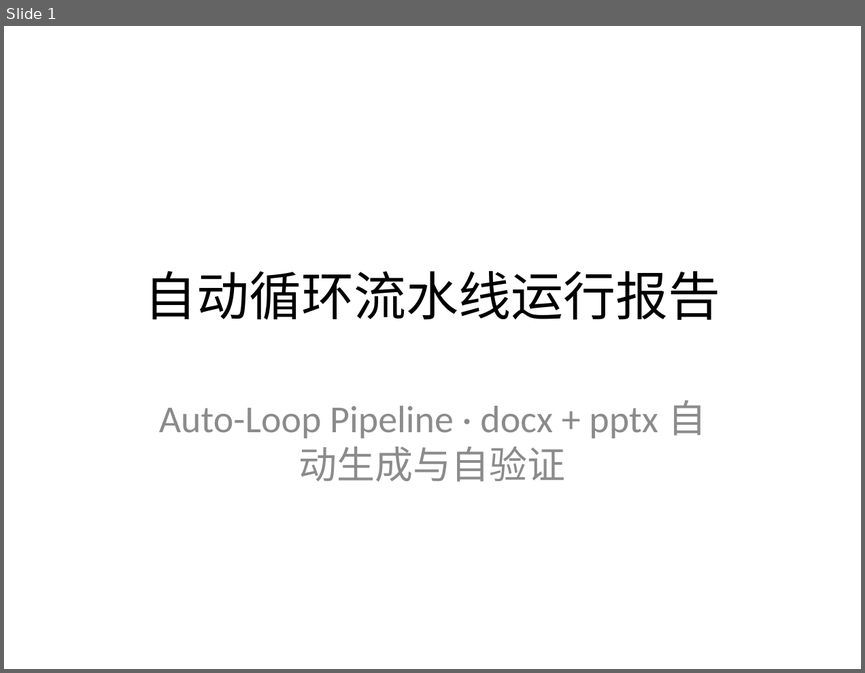
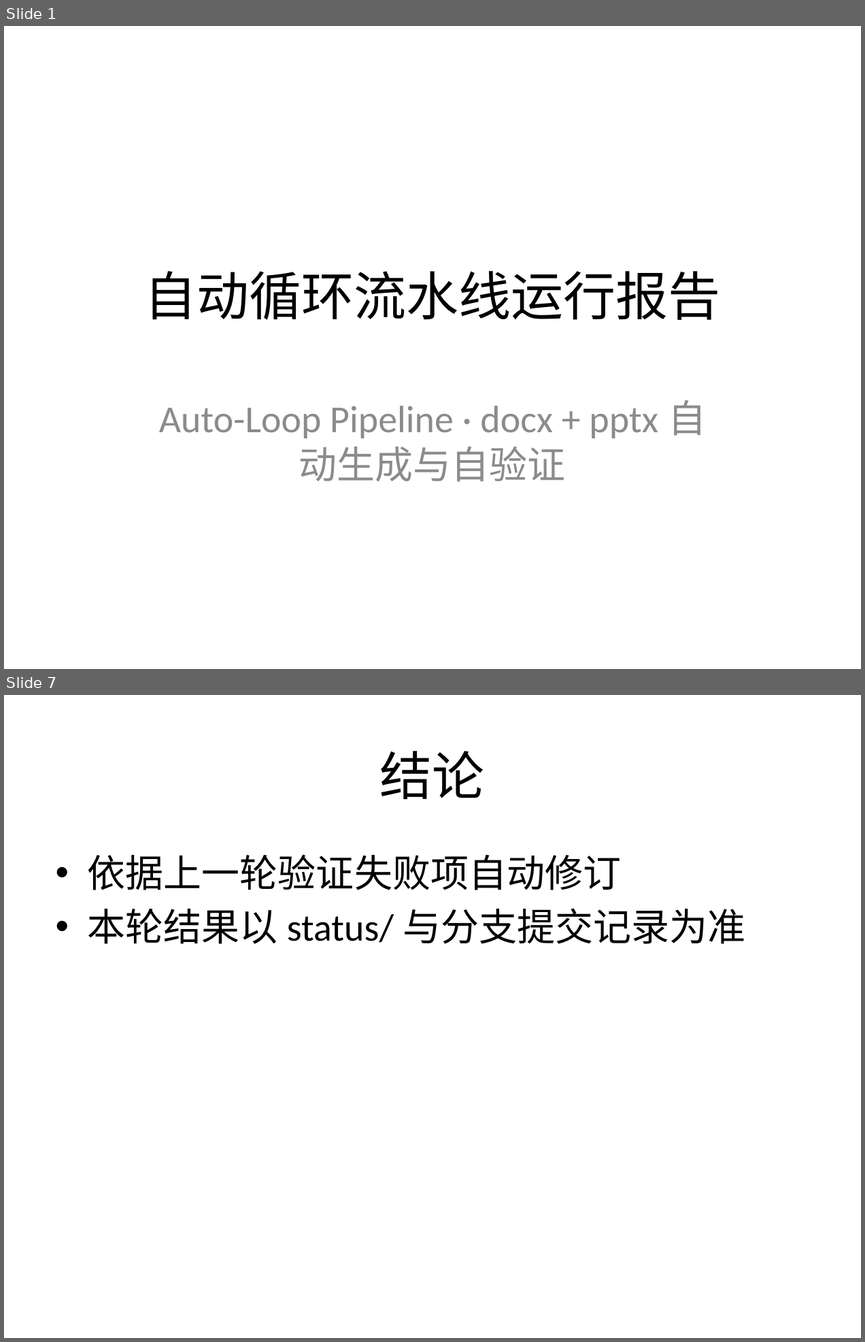
Before and after one commit to mqgg5630-cyber/test-auto-arena, a slide deck: output/slides/deck.pptx. Shown one above the other, each under a label of ours: slide 1 before the commit, slides 1 and 7 after it; the slides between them are not shown. The pictures are 865x673 and 865x1342 pixels, drawn with LibreOffice and Linux fonts; fonts in the diff are those of the drawing. Boxes give left, top, right and bottom in pixels: in the first picture for what was removed or moved away, otherwise in the second. Text is boxed around its words. In the diff, an @@ line names an element or a change of style, - is before the commit and + after.

```diff
--- a/output/slides/deck.pptx
+++ b/output/slides/deck.pptx
@@ slide 7 added at bbox=[4, 695, 861, 1338], background #FFFFFF @@
@@ title added at bbox=[380, 751, 485, 799], 44 pt, text #000000 @@
+结论
@@ text added at bbox=[88, 854, 745, 944], 32 pt, text #000000 @@
+• 依据上一轮验证失败项自动修订
+• 本轮结果以 status/ 与分支提交记录为准
```
Also in this commit, not shown: 1 slide changed, 4 other slides added, 1 slide removed, 4 other files.
